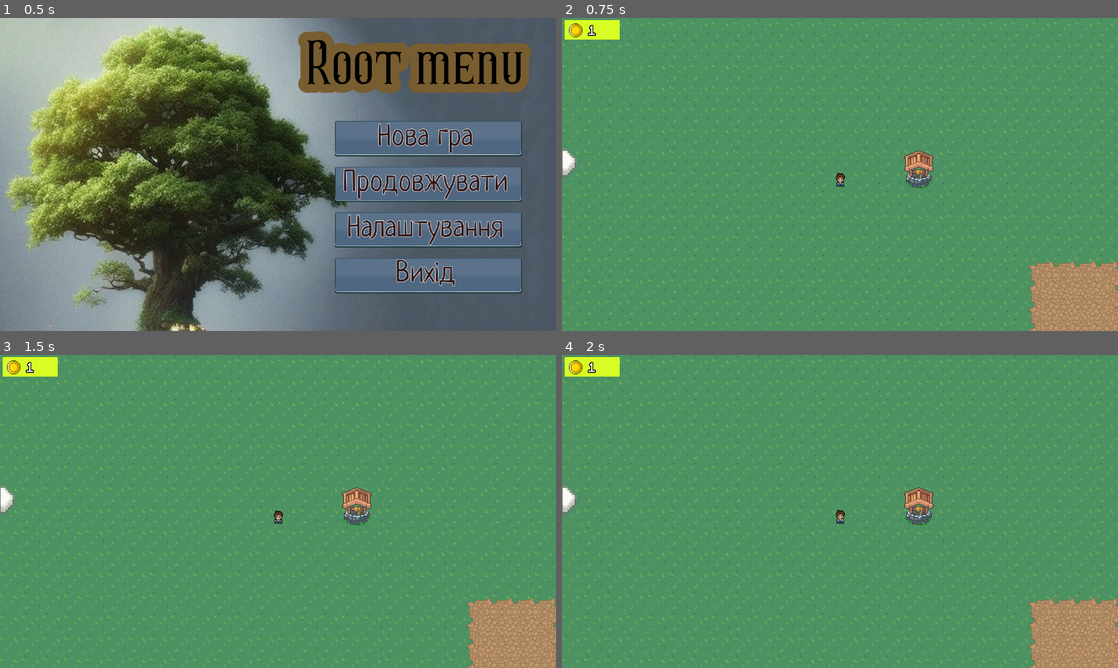
Above: before the commit, frames 1-4 (two rows, left to right).
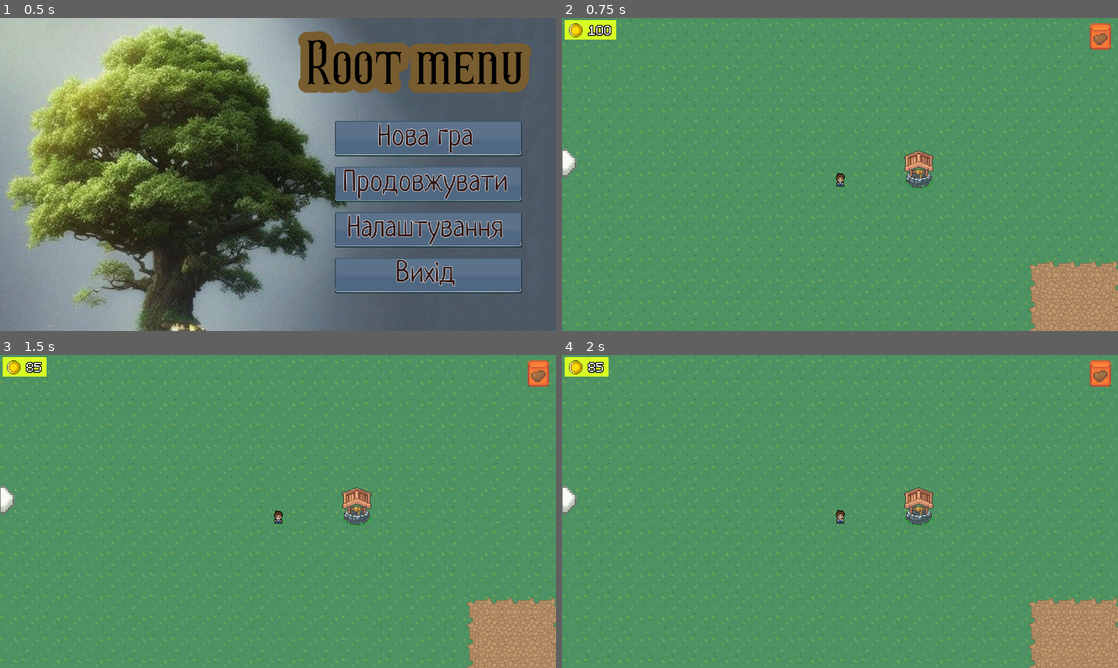
Above: after the commit, the same moments.

Repository: zolkins/RootGame
Game: Godot game, scene res://scenes/main_menu.tscn
Two runs of this game, one before a commit and one after it. Both use one fixed random seed, a clock stepped at 60 frames per second and the inputs below.
Inputs (mouse positions are in pixels of both pictures, inside the frame that each line leads up to):
- Up to frame 1 (0.5 s): no input
- Up to frame 2 (0.75 s): click "Нова гра" at 0.5 s
- Up to frame 3 (1.5 s): click (539, 373) at 1.27 s
- Up to frame 4 (2 s): no input

Frame 1 is identical in both runs. In frame 2, 0.5% of the frame differs, in the area x 6-99%, y 0-11%; in frame 3, 0.5%, in the area x 4-99%, y 0-11%; in frame 4, 0.5%.

Commit message:
dynamic coims

Diff:
--- a/scenes/Coins.tscn
+++ b/scenes/Coins.tscn
@@ -15,7 +15,7 @@
 [node name="ColorRect" type="ColorRect" parent="."]
 margin_left = 6.0
 margin_top = 5.0
-margin_right = 133.0
+margin_right = 87.0
 margin_bottom = 50.0
 color = Color( 0.847059, 0.992157, 0.141176, 1 )
 
@@ -26,8 +26,8 @@
 [node name="Label" type="Label" parent="."]
 margin_left = 61.0
 margin_top = 7.0
-margin_right = 115.0
+margin_right = 79.0
 margin_bottom = 45.0
 custom_fonts/font = SubResource( 1 )
-text = "100"
+text = "1"
 script = ExtResource( 1 )
--- a/scenes/player.tscn
+++ b/scenes/player.tscn
@@ -6,6 +6,7 @@
 [ext_resource path="res://scenes/Camera2D.gd" type="Script" id=4]
 [ext_resource path="res://scenes/Hotbar.tscn" type="PackedScene" id=5]
 [ext_resource path="res://scenes/joystick.tscn" type="PackedScene" id=6]
+[ext_resource path="res://resources/img/PotatoSeeds.png" type="Texture" id=7]
 
 [sub_resource type="AtlasTexture" id=2]
 atlas = ExtResource( 3 )
@@ -156,7 +157,19 @@
 
 [node name="Coins" parent="CanvasLayer" instance=ExtResource( 2 )]
 
+[node name="go_to_settings" type="TextureButton" parent="CanvasLayer"]
+anchor_left = 0.943
+anchor_right = 1.0
+anchor_bottom = 0.101
+margin_left = -0.0400391
+margin_top = 12.0
+margin_right = -8.0
+margin_bottom = 0.279999
+texture_normal = ExtResource( 7 )
+expand = true
+
 [node name="CanvasLayer2" parent="." instance=ExtResource( 6 )]
 
+[connection signal="pressed" from="CanvasLayer/go_to_settings" to="." method="_on_go_to_settings_pressed"]
 [connection signal="not_move" from="CanvasLayer2" to="." method="_on_CanvasLayer2_not_move"]
 [connection signal="use_move_vector" from="CanvasLayer2" to="." method="_on_CanvasLayer2_use_move_vector"]
--- a/scripts/Coins.gd
+++ b/scripts/Coins.gd
@@ -1,5 +1,6 @@
 extends Label
 
-func _ready():
+
+func _process(delta):
 	text = str(Global.coins)
-	pass # Replace with function body.
+	$"../ColorRect".set_size(Vector2($".".get_size().x+65,45))
--- a/scripts/KinematicBody2D.gd
+++ b/scripts/KinematicBody2D.gd
@@ -54,3 +54,7 @@
 
 func _on_CanvasLayer2_not_move():
 	$AnimatedSprite.play("idle")
+
+
+func _on_go_to_settings_pressed():
+	Global.coins -= 15
--- a/scripts/singleton/global.gd
+++ b/scripts/singleton/global.gd
@@ -1,7 +1,7 @@
 extends Node
 onready var languge = "uk"
 onready var zoom_speed = Vector2(.05,.05)
-onready var coins = 1
+onready var coins = 100
 onready var is_phone = false
 
 func _ready():
Not shown: 1 places in scenes/player.tscn that only renumber resources
